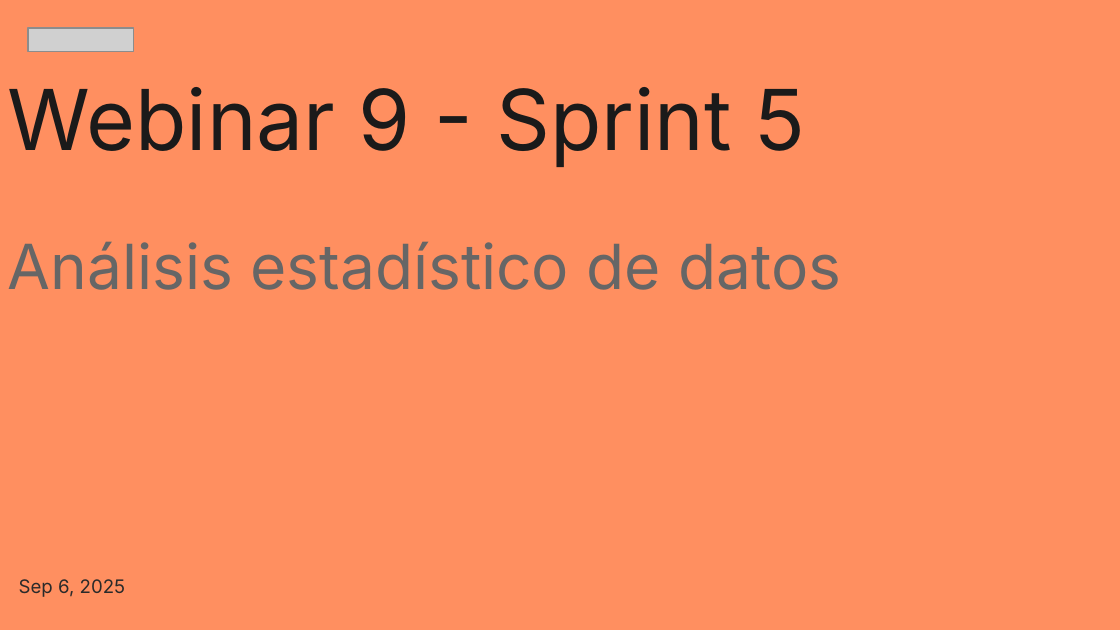
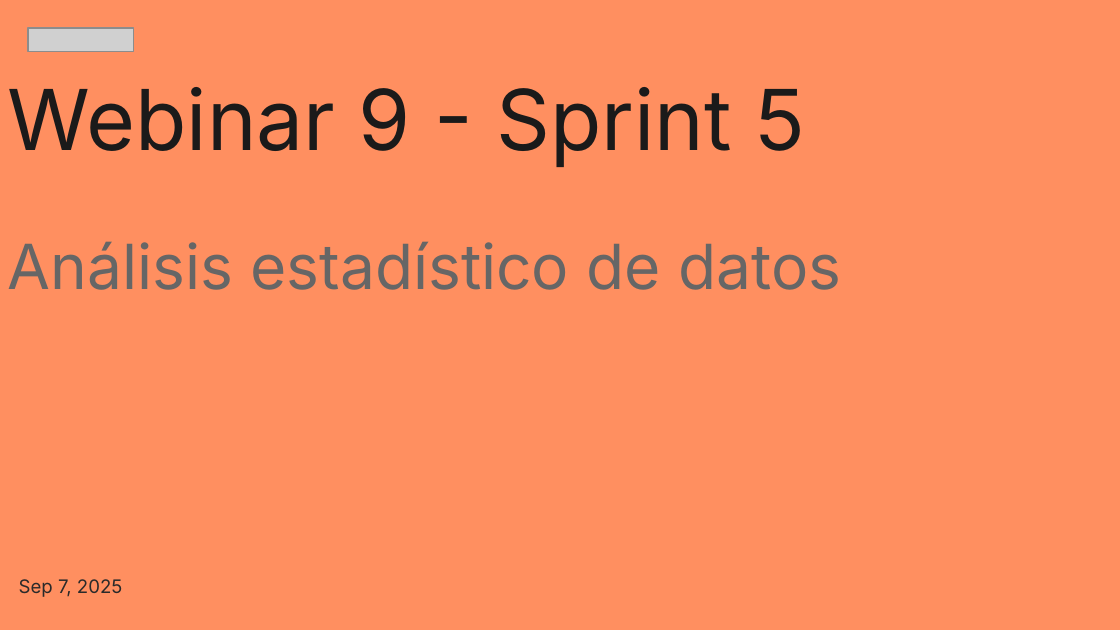
Before and after one commit to zyntonyson/bootcamp_ds_da, a slide deck: slide 1 of 05-analisis-estadistico/09-analisis-estadistico.pptx. Drawn at 1120x630 pixels with LibreOffice and Linux fonts; fonts in the diff are those of the drawing; grey boxes stand for pictures. Boxes give left, top, right and bottom in pixels: in the first picture for what was removed or moved away, otherwise in the second. Text is boxed around its words. In the diff, an @@ line names an element or a change of style, - is before the commit and + after.

```diff
--- a/05-analisis-estadistico/09-analisis-estadistico.pptx
+++ b/05-analisis-estadistico/09-analisis-estadistico.pptx
@@ subtitle at box(19, 579, 123, 597): text changed @@
-Sep 6, 2025
+Sep 7, 2025
```
Also in this commit, not shown: 2 other slides changed, 2 other files.
